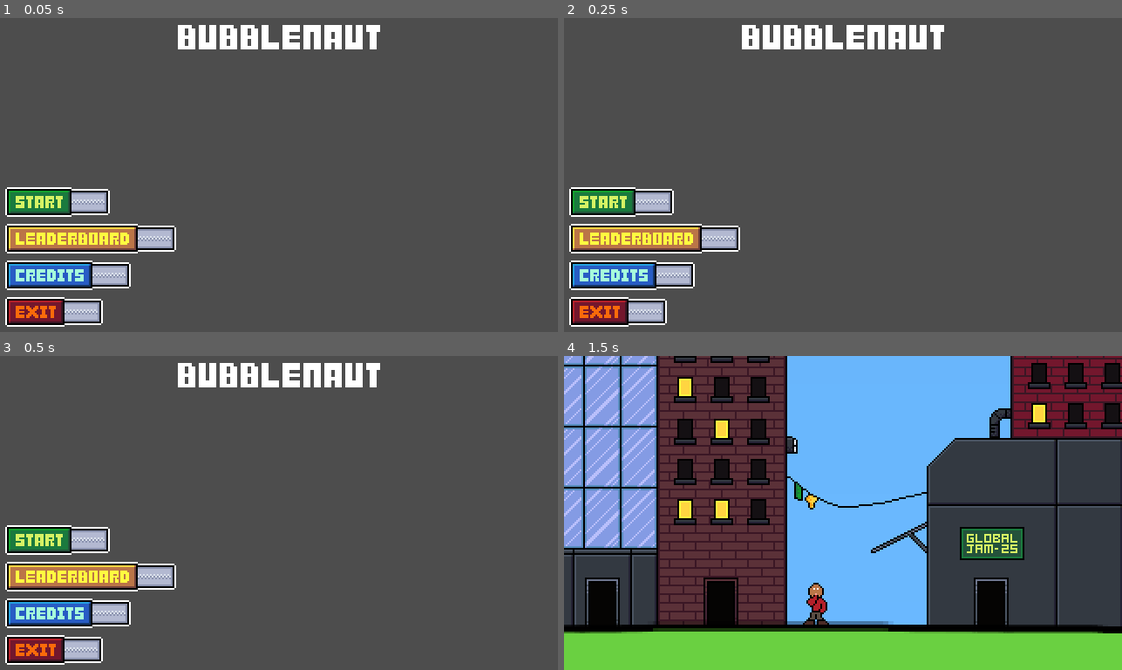
Above: before the commit, frames 1-4 (two rows, left to right).
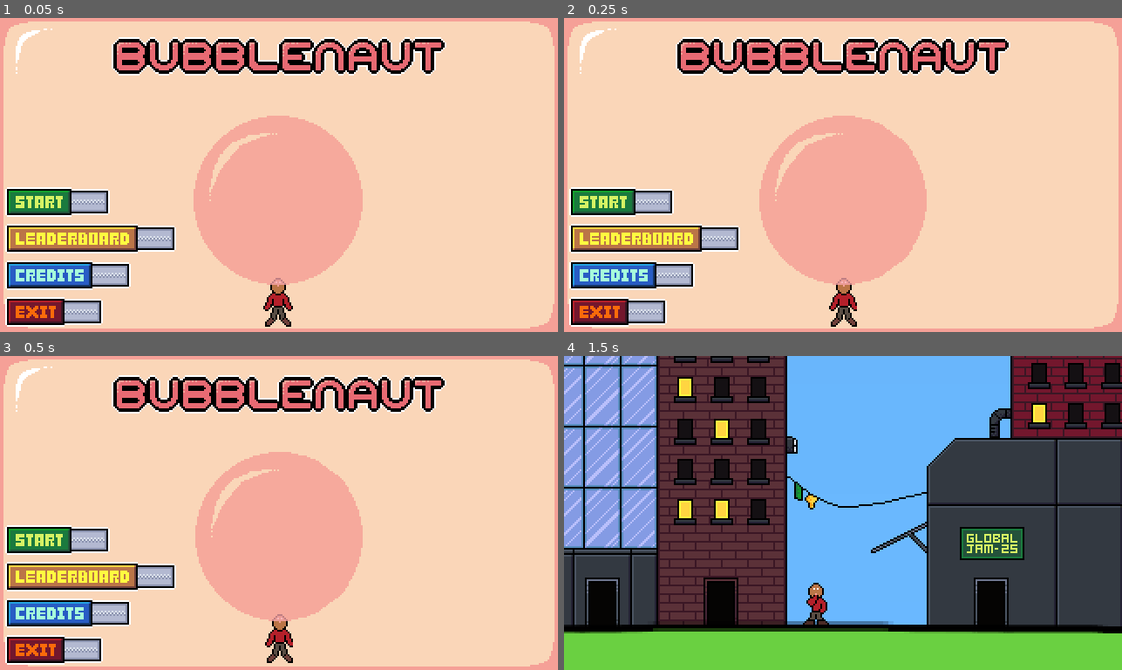
Above: after the commit, the same moments.

Repository: eagle-eye-scouter/GGJ_BubbleBlowing
Game: Godot game, scene res://scenes/main_menu.tscn
Same seed, same stepped clock (60 frames per second), same inputs: the game is played once before the commit and once after it.
Inputs (mouse positions are in pixels of both pictures, inside the frame that each line leads up to):
- Up to frame 1 (0.05 s): no input
- Up to frame 2 (0.25 s): no input
- Up to frame 3 (0.5 s): no input
- Up to frame 4 (1.5 s): click (653, 541) at 0.5 s; tap Enter (ui_accept) at 1.25 s; hold D (player_right) from 1.28 s (still down); hold Space (player_breath) from 1.28 s (still down)

The runs differ from the first frame. In frame 1, 92% of the frame differs, in the area x 0-100%, y 0-100%; in frame 2, 92%; in frame 3, 92%; in frame 4, nothing differs.

Commit message:
Added animation to Title Screen

Diff:
--- a/scenes/main_menu.tscn
+++ b/scenes/main_menu.tscn
@@ -1,15 +1,18 @@
-[gd_scene load_steps=11 format=3 uid="uid://bkqeenp2sn04y"]
+[gd_scene load_steps=14 format=3 uid="uid://bkqeenp2sn04y"]
 
 [ext_resource type="Script" path="res://scripts/main_menu.gd" id="1_w5eq5"]
 [ext_resource type="Texture2D" uid="uid://b6lsymrywrljb" path="res://assets/sprites/UI/green_default.png" id="3_64272"]
 [ext_resource type="Texture2D" uid="uid://dpklycp531su0" path="res://assets/sprites/UI/green_clicked.png" id="4_5sen0"]
-[ext_resource type="FontFile" uid="uid://3bglvarup5fg" path="res://fonts/Bubblegum.ttf" id="5_05bwl"]
 [ext_resource type="Texture2D" uid="uid://df2tj3vyyeiny" path="res://assets/sprites/UI/gold_default_long.png" id="5_u7jre"]
 [ext_resource type="Texture2D" uid="uid://ds1ef0ixmbjce" path="res://assets/sprites/UI/red_default.png" id="6_cewoy"]
 [ext_resource type="Texture2D" uid="uid://du0qij4wyqjnu" path="res://assets/sprites/UI/gold_default_clicked_long.png" id="6_hqmv1"]
 [ext_resource type="Texture2D" uid="uid://31i5erqfgsy8" path="res://assets/sprites/UI/red_clicked.png" id="7_bmg56"]
 [ext_resource type="Texture2D" uid="uid://eynbp8sga33m" path="res://assets/sprites/UI/blue_default.png" id="7_r1vig"]
 [ext_resource type="Texture2D" uid="uid://clbyou5ixibe6" path="res://assets/sprites/UI/blue_clicked.png" id="8_44jes"]
+[ext_resource type="Texture2D" uid="uid://p54uqwe66m0j" path="res://assets/sprites/UI/menu_background.png" id="10_jl0o5"]
+[ext_resource type="Texture2D" uid="uid://dogkaom6x45ax" path="res://assets/sprites/UI/title.png" id="11_0c515"]
+[ext_resource type="Texture2D" uid="uid://vr0nppj05roo" path="res://assets/bubblegum/bubble_animation13.png" id="12_q762l"]
+[ext_resource type="Script" path="res://scripts/TweenFloat.gd" id="13_um3ga"]
 
 [node name="MainMenu" type="Control"]
 layout_mode = 3
@@ -19,19 +22,6 @@
 grow_horizontal = 2
 grow_vertical = 2
 script = ExtResource("1_w5eq5")
-
-[node name="LabelTitle" type="Label" parent="."]
-layout_mode = 1
-anchors_preset = 5
-anchor_left = 0.5
-anchor_right = 0.5
-offset_left = -56.0
-offset_top = 8.0
-offset_right = 57.0
-offset_bottom = 24.0
-grow_horizontal = 2
-theme_override_fonts/font = ExtResource("5_05bwl")
-text = "Bubblenaut"
 
 [node name="VBoxContainer" type="VBoxContainer" parent="."]
 layout_mode = 1
@@ -66,6 +56,22 @@
 texture_normal = ExtResource("6_cewoy")
 texture_pressed = ExtResource("7_bmg56")
 
+[node name="CanvasLayer" type="CanvasLayer" parent="."]
+layer = -1
+
+[node name="Sprite2DBG" type="Sprite2D" parent="CanvasLayer"]
+position = Vector2(160, 90)
+texture = ExtResource("10_jl0o5")
+
+[node name="Sprite2DTitle" type="Sprite2D" parent="CanvasLayer"]
+position = Vector2(160, 22)
+texture = ExtResource("11_0c515")
+
+[node name="Sprite2DFloat" type="Sprite2D" parent="CanvasLayer"]
+position = Vector2(160, 101)
+texture = ExtResource("12_q762l")
+script = ExtResource("13_um3ga")
+
 [connection signal="pressed" from="VBoxContainer/TextureButtonStart" to="." method="_on_texture_button_start_pressed"]
 [connection signal="pressed" from="VBoxContainer/TextureButtonLeaderboard" to="." method="_on_texture_button_leaderboard_pressed"]
 [connection signal="pressed" from="VBoxContainer/TextureButtonCredits" to="." method="_on_texture_button_credits_pressed"]
--- /dev/null
+++ b/scripts/TweenFloat.gd
@@ -0,0 +1,18 @@
+extends Sprite2D
+
+@onready var sprite = $"."
+
+# Called when the node enters the scene tree for the first time.
+func _ready() -> void:
+
+	var tween = get_tree().create_tween().set_loops()
+	#tween.tween_property(self, "position", position + Vector2.UP * 100, 5)
+	#tween.tween_property(self, "position:y", position.y * 100, 5)
+	#tween.tween_property(self, "position:y",100, 5).from(-100)
+	#tween_sprite.tween_property(self, "position:y", -40, 5).as_relative()
+
+	tween.set_ease(Tween.EASE_IN_OUT)
+	tween.set_trans(Tween.TRANS_QUAD)
+	tween.tween_property(self, "position", Vector2.UP * 40, 5).as_relative()
+	tween.tween_property(self, "position:", Vector2.DOWN * 40,5).as_relative()
+	pass # Replace with function body.
Not shown: 1 places in scenes/credits.tscn that only renumber resources
